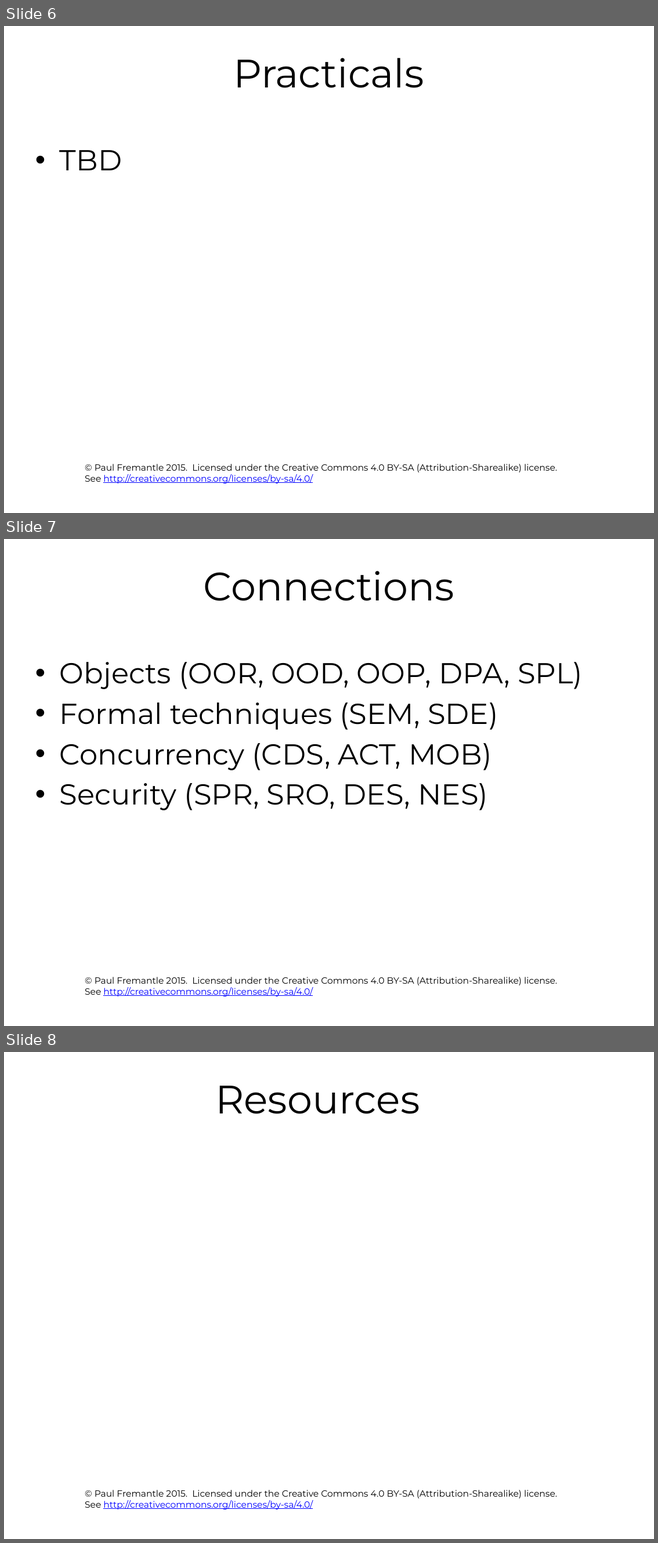
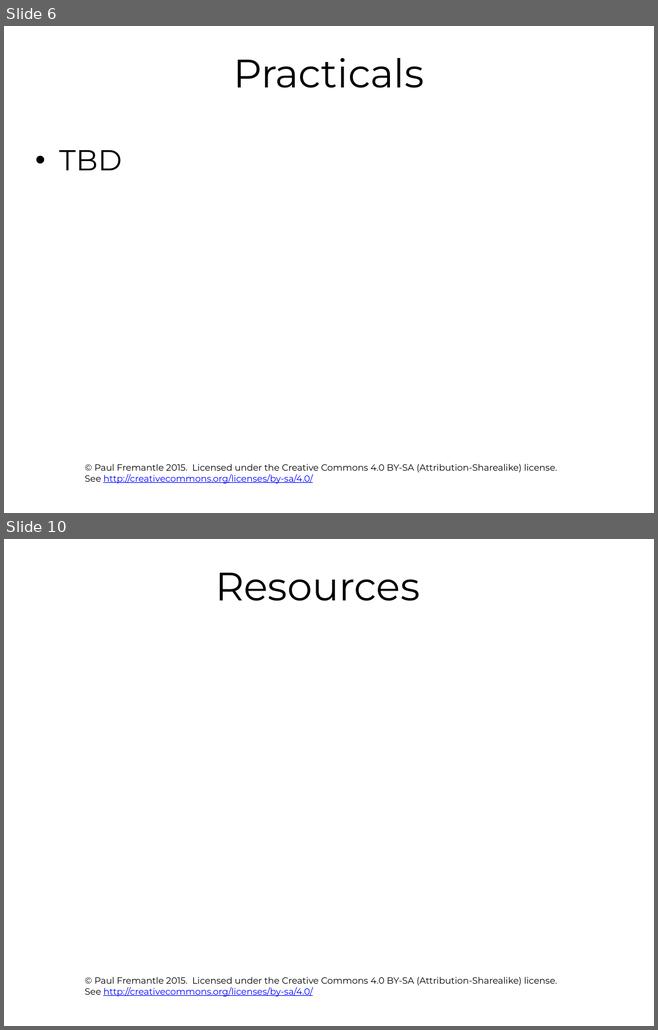
Before and after one commit to pzfreo/ox-clo, a slide deck: pres-source/00-intro.pptx. Shown one above the other, each under a label of ours: slides 6, 7 and 8 before the commit, slides 6 and 10 after it; the slides between them are not shown. The pictures are 658x1543 and 658x1030 pixels, drawn with LibreOffice and Linux fonts; fonts in the diff are those of the drawing; background and template pictures are left out. Boxes give left, top, right and bottom in pixels: in the first picture for what was removed or moved away, otherwise in the second. Text is boxed around its words. In the diff, an @@ line names an element or a change of style, - is before the commit and + after.

```diff
--- a/pres-source/00-intro.pptx
+++ b/pres-source/00-intro.pptx
@@ slide 7 removed at [4, 539, 654, 1026], background #FFFFFF; not listed: 1 template element that a slide beside it also shows @@
@@ title removed at [204, 571, 454, 601] @@
-Connections
@@ text removed at [60, 662, 582, 810] @@
-• Objects (OOR, OOD, OOP, DPA, SPL)
-• Formal techniques (SEM, SDE)
-• Concurrency (CDS, ACT, MOB)
-• Security (SPR, SRO, DES, NES)
@@ what was slide 8 is now slide 10 @@
```
Also in this commit, not shown: 5 slides changed, 3 slides added, 14 other files.
